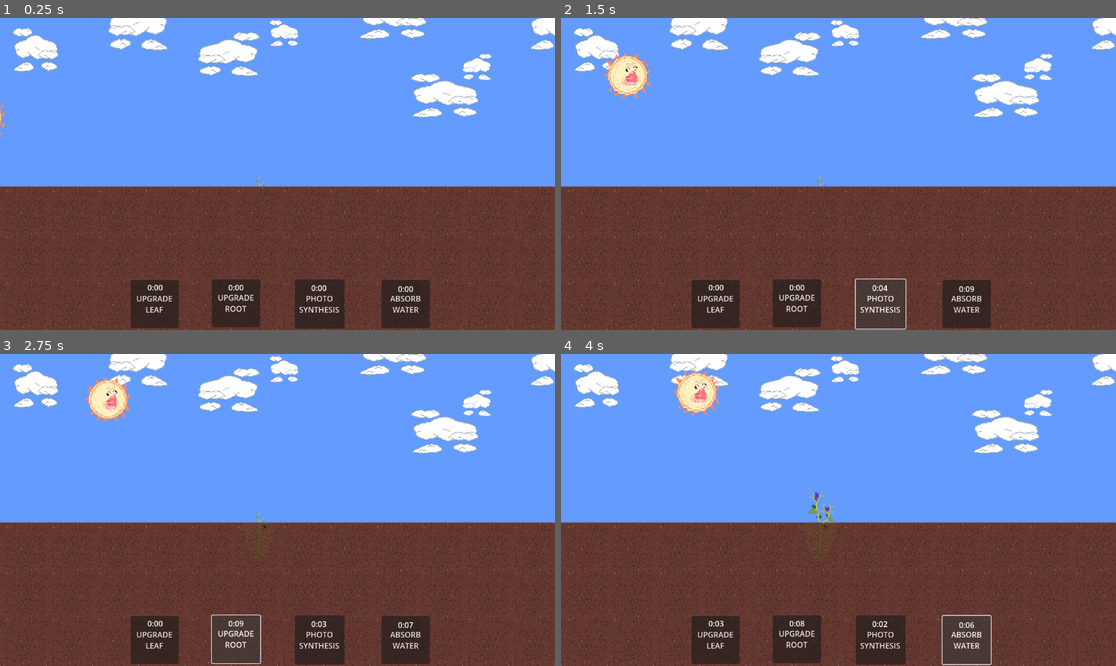
Above: before the commit, frames 1-4 (two rows, left to right).
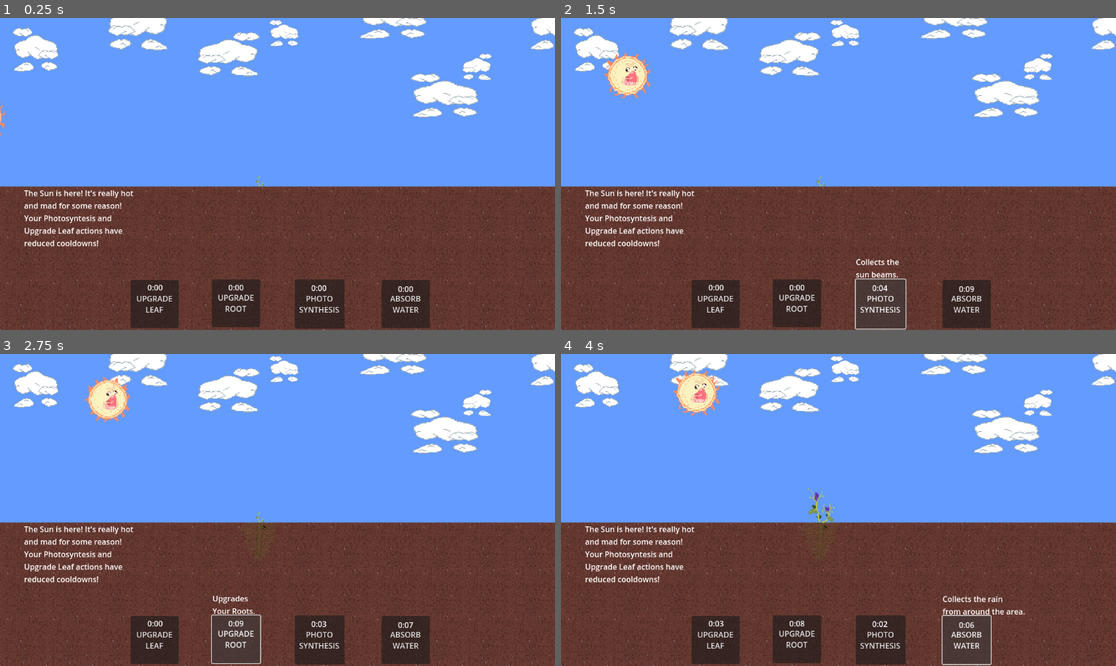
Above: after the commit, the same moments.

Repository: RadekGrzankowski/RatunkuJestemDrzewem
Game: Godot game, scene res://Scenes/Levels/my_level.tscn
Same seed, same stepped clock (60 frames per second), same inputs: the game is played once before the commit and once after it. The engine's default icon, where the game draws it, is replaced by a stand-in: a white triangle on a blue panel in a dark square.
Inputs:
- Up to frame 1 (0.25 s): no input
- Up to frame 2 (1.5 s): click "ABSORB WATER" at 0.5 s; click "PHOTO SYNTHESIS" at 1.25 s
- Up to frame 3 (2.75 s): click "UPGRADE ROOT" at 2 s
- Up to frame 4 (4 s): click "UPGRADE LEAF" at 2.75 s; click "ABSORB WATER" at 3.5 s

The runs differ from the first frame. In frame 1, 0.9% of the frame differs, in the area x 4-25%, y 55-74%; in frame 2, 1.0%; in frame 3, 1.0%; in frame 4, 1.1%, in the area x 4-84%, y 55-84%.

Commit message:
descriptions for UI and flavor text

Diff:
--- a/OtherScripts/AnimationPlayer.gd
+++ b/OtherScripts/AnimationPlayer.gd
@@ -33,6 +33,10 @@
 			IsWindEffectApplied = false;
 			$"../ButtonRain/TimerRain".set_wait_time(FixedTimerValue)
 			$"../ButtonRoot/TimerRoot".set_wait_time(FixedTimerValue)
+			$"../SunText".set_visible(true);
+			$"../RainText".set_visible(false);
+			$"../WindText".set_visible(false);
+			$"../CloudsText".set_visible(false);
 	if old_name == "WeatherRain":
 		if IsRainEffectApplied == false:
 			IsRainEffectApplied = true;
@@ -42,6 +46,10 @@
 			IsWindEffectApplied = false;
 			$"../ButtonSun/TimerSun".set_wait_time(FixedTimerValue)
 			$"../ButtonLeaf/TimerLeaf".set_wait_time(FixedTimerValue)
+			$"../SunText".set_visible(false);
+			$"../RainText".set_visible(true);
+			$"../WindText".set_visible(false);
+			$"../CloudsText".set_visible(false);
 	if old_name == "WeatherWind":
 		if IsWindEffectApplied == false:
 			IsWindEffectApplied = true;
@@ -51,6 +59,10 @@
 			IsRainEffectApplied = false;
 			$"../ButtonSun/TimerSun".set_wait_time(FixedTimerValue)
 			$"../ButtonRoot/TimerRoot".set_wait_time(FixedTimerValue)
+			$"../SunText".set_visible(false);
+			$"../RainText".set_visible(false);
+			$"../WindText".set_visible(true);
+			$"../CloudsText".set_visible(false);
 	if old_name == "WeatherClouds":
 		if IsCloudsEffectApplied == false:
 			IsCloudsEffectApplied = true;
@@ -60,6 +72,10 @@
 			IsRainEffectApplied = false;
 			$"../ButtonRain/TimerRain".set_wait_time(FixedTimerValue)
 			$"../ButtonLeaf/TimerLeaf".set_wait_time(FixedTimerValue)
+			$"../SunText".set_visible(false);
+			$"../RainText".set_visible(false);
+			$"../WindText".set_visible(false);
+			$"../CloudsText".set_visible(true);
 
 
 
--- /dev/null
+++ b/OtherScripts/CollectSunText.gd
@@ -0,0 +1,19 @@
+extends Label
+
+
+# Called when the node enters the scene tree for the first time.
+func _ready():
+	pass # Replace with function body.
+
+
+# Called every frame. 'delta' is the elapsed time since the previous frame.
+func _process(delta):
+	pass
+
+
+func _on_button_sun_mouse_entered():
+	$".".set_visible(true);
+
+
+func _on_button_sun_mouse_exited():
+	$".".set_visible(false);
--- /dev/null
+++ b/OtherScripts/GrowLeafText.gd
@@ -0,0 +1,19 @@
+extends Label
+
+
+# Called when the node enters the scene tree for the first time.
+func _ready():
+	pass # Replace with function body.
+
+
+# Called every frame. 'delta' is the elapsed time since the previous frame.
+func _process(delta):
+	pass
+
+
+func _on_button_leaf_mouse_entered():
+	$".".set_visible(true);
+
+
+func _on_button_leaf_mouse_exited():
+	$".".set_visible(false);
--- /dev/null
+++ b/OtherScripts/GrowRootText.gd
@@ -0,0 +1,19 @@
+extends Label
+
+
+# Called when the node enters the scene tree for the first time.
+func _ready():
+	pass # Replace with function body.
+
+
+# Called every frame. 'delta' is the elapsed time since the previous frame.
+func _process(delta):
+	pass
+
+
+func _on_button_root_mouse_entered():
+	$".".set_visible(true);
+
+
+func _on_button_root_mouse_exited():
+	$".".set_visible(false);
--- /dev/null
+++ b/OtherScripts/LabelRainFlavorText.gd
@@ -0,0 +1,19 @@
+extends Label
+
+
+# Called when the node enters the scene tree for the first time.
+func _ready():
+	pass # Replace with function body.
+
+
+# Called every frame. 'delta' is the elapsed time since the previous frame.
+func _process(delta):
+	pass
+
+
+func _on_button_rain_mouse_entered():
+	$".".set_visible(true);
+
+
+func _on_button_rain_mouse_exited():
+	$".".set_visible(false);
--- a/Scenes/Levels/my_level.tscn
+++ b/Scenes/Levels/my_level.tscn
@@ -41,11 +41,15 @@
 [ext_resource type="Texture2D" uid="uid://clobmdlxqx7as" path="res://Assets/Roots/Roots - stage 3.png" id="32_7b540"]
 [ext_resource type="Texture2D" uid="uid://cvsb40rpqhasb" path="res://Assets/Roots/Roots - stage 4.png" id="33_635ld"]
 [ext_resource type="Script" path="res://OtherScripts/LabelRain.gd" id="35_7ypf3"]
+[ext_resource type="Script" path="res://OtherScripts/LabelRainFlavorText.gd" id="36_2ores"]
 [ext_resource type="Script" path="res://OtherScripts/LabelSun.gd" id="37_wiqeg"]
+[ext_resource type="Script" path="res://OtherScripts/CollectSunText.gd" id="39_m42fn"]
 [ext_resource type="Script" path="res://OtherScripts/LabelRoot.gd" id="39_yhxpf"]
 [ext_resource type="Script" path="res://OtherScripts/LabelLeaf.gd" id="41_b40md"]
 [ext_resource type="Texture2D" uid="uid://crlvn4u8ly0wu" path="res://Assets/Weather/Clouds - skybox.png" id="41_p1r8f"]
 [ext_resource type="Texture2D" uid="uid://cfgi6ep4cnke7" path="res://Assets/Weather/Cloud.png" id="42_goovd"]
+[ext_resource type="Script" path="res://OtherScripts/GrowRootText.gd" id="42_wd7t5"]
+[ext_resource type="Script" path="res://OtherScripts/GrowLeafText.gd" id="45_5w47a"]
 
 [sub_resource type="Animation" id="Animation_ekmdh"]
 length = 0.001
@@ -507,6 +511,16 @@
 offset_bottom = 586.0
 script = ExtResource("35_7ypf3")
 
+[node name="CollectWaterText" type="Label" parent="ButtonRain/TimerRain"]
+visible = false
+offset_left = 792.0
+offset_top = 497.0
+offset_right = 1093.0
+offset_bottom = 546.0
+text = "Collects the rain
+from around the area."
+script = ExtResource("36_2ores")
+
 [node name="ButtonSun" type="Button" parent="."]
 offset_left = 612.0
 offset_top = 546.0
@@ -527,6 +541,16 @@
 offset_bottom = 572.0
 script = ExtResource("37_wiqeg")
 
+[node name="CollectSunText" type="Label" parent="ButtonSun/TimerSun"]
+visible = false
+offset_left = 612.0
+offset_top = 495.0
+offset_right = 702.0
+offset_bottom = 544.0
+text = "Collects the
+sun beams."
+script = ExtResource("39_m42fn")
+
 [node name="ButtonRoot" type="Button" parent="."]
 offset_left = 440.0
 offset_top = 546.0
@@ -546,6 +570,16 @@
 offset_right = 514.0
 offset_bottom = 571.0
 script = ExtResource("39_yhxpf")
+
+[node name="GrowRootText" type="Label" parent="ButtonRoot/TimerRoot"]
+visible = false
+offset_left = 441.0
+offset_top = 496.0
+offset_right = 530.0
+offset_bottom = 545.0
+text = "Upgrades
+Your Roots."
+script = ExtResource("42_wd7t5")
 
 [node name="ButtonLeaf" type="Button" parent="."]
 offset_left = 271.0
@@ -568,6 +602,16 @@
 offset_bottom = 571.0
 script = ExtResource("41_b40md")
 
+[node name="GrowLeafText" type="Label" parent="ButtonLeaf/TimerLeaf"]
+visible = false
+offset_left = 273.0
+offset_top = 498.0
+offset_right = 370.0
+offset_bottom = 547.0
+text = "Upgrades
+Your Flower."
+script = ExtResource("45_5w47a")
+
 [node name="AudioStreamPlayer" type="AudioStreamPlayer" parent="."]
 script = ExtResource("5_m35lm")
 
@@ -627,13 +671,66 @@
 scale = Vector2(1.47917, 1)
 texture = ExtResource("42_goovd")
 
+[node name="SunText" type="Label" parent="."]
+visible = false
+offset_left = 50.0
+offset_top = 355.0
+offset_right = 90.0
+offset_bottom = 378.0
+text = "The Sun is here! It's really hot
+and mad for some reason!
+Your Photosyntesis and
+Upgrade Leaf actions have
+reduced cooldowns!"
+
+[node name="RainText" type="Label" parent="."]
+visible = false
+offset_left = 50.0
+offset_top = 355.0
+offset_right = 90.0
+offset_bottom = 378.0
+text = "The Rain is here! It softens and
+provides life to the ground. Your
+Absorb Water and Upgrade Root
+actions have reduced cooldowns!"
+
+[node name="WindText" type="Label" parent="."]
+visible = false
+offset_left = 890.0
+offset_top = 355.0
+offset_right = 1150.0
+offset_bottom = 456.0
+text = "The Wind is here! The ground got
+dry and it's really windy! Your
+Upgrade Leaf and Absorb Water
+actions have increased cooldown!"
+
+[node name="CloudsText" type="Label" parent="."]
+visible = false
+offset_left = 890.0
+offset_top = 355.0
+offset_right = 930.0
+offset_bottom = 378.0
+text = "The Clouds are here! It's getting
+really dark and gloomy. Your
+Photosyntesis and Upgrade Root
+actions have increased cooldown!"
+
 [connection signal="animation_started" from="AnimationPlayer" to="AnimationPlayer" method="_on_animation_started"]
+[connection signal="mouse_entered" from="ButtonRain" to="ButtonRain/TimerRain/CollectWaterText" method="_on_button_rain_mouse_entered"]
+[connection signal="mouse_exited" from="ButtonRain" to="ButtonRain/TimerRain/CollectWaterText" method="_on_button_rain_mouse_exited"]
 [connection signal="pressed" from="ButtonRain" to="ButtonRain" method="_on_pressed"]
 [connection signal="timeout" from="ButtonRain/TimerRain" to="ButtonRain" method="_on_timer_timeout"]
+[connection signal="mouse_entered" from="ButtonSun" to="ButtonSun/TimerSun/CollectSunText" method="_on_button_sun_mouse_entered"]
+[connection signal="mouse_exited" from="ButtonSun" to="ButtonSun/TimerSun/CollectSunText" method="_on_button_sun_mouse_exited"]
 [connection signal="pressed" from="ButtonSun" to="ButtonSun" method="_on_pressed"]
 [connection signal="timeout" from="ButtonSun/TimerSun" to="ButtonSun" method="_on_timer_timeout"]
+[connection signal="mouse_entered" from="ButtonRoot" to="ButtonRoot/TimerRoot/GrowRootText" method="_on_button_root_mouse_entered"]
+[connection signal="mouse_exited" from="ButtonRoot" to="ButtonRoot/TimerRoot/GrowRootText" method="_on_button_root_mouse_exited"]
 [connection signal="pressed" from="ButtonRoot" to="ButtonRoot" method="_on_pressed"]
 [connection signal="timeout" from="ButtonRoot/TimerRoot" to="ButtonRoot" method="_on_timer_timeout"]
+[connection signal="mouse_entered" from="ButtonLeaf" to="ButtonLeaf/TimerLeaf/GrowLeafText" method="_on_button_leaf_mouse_entered"]
+[connection signal="mouse_exited" from="ButtonLeaf" to="ButtonLeaf/TimerLeaf/GrowLeafText" method="_on_button_leaf_mouse_exited"]
 [connection signal="pressed" from="ButtonLeaf" to="ButtonLeaf" method="_on_pressed"]
 [connection signal="timeout" from="ButtonLeaf/TimerLeaf" to="ButtonLeaf" method="_on_timer_timeout"]
 [connection signal="timeout" from="ButtonLeaf/TimerLeaf" to="ButtonLeaf/TimerLeaf" method="_on_timeout"]
Not shown: 1 places in Scenes/Levels/my_level.tscn that only renumber resources
